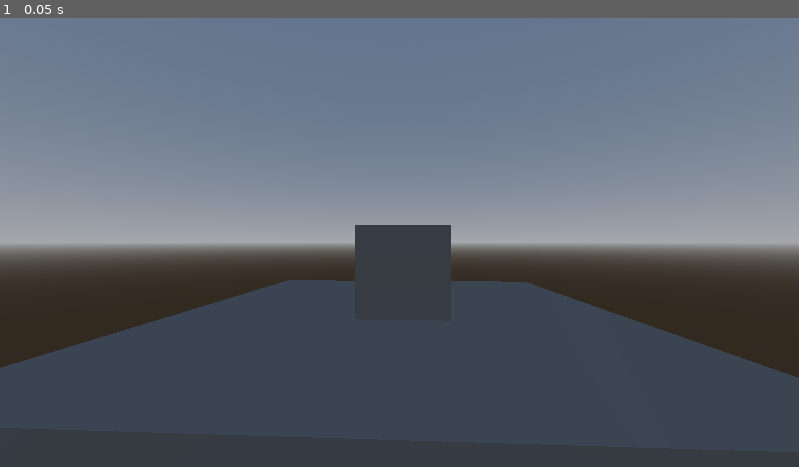
Above: before the commit, frame 1.
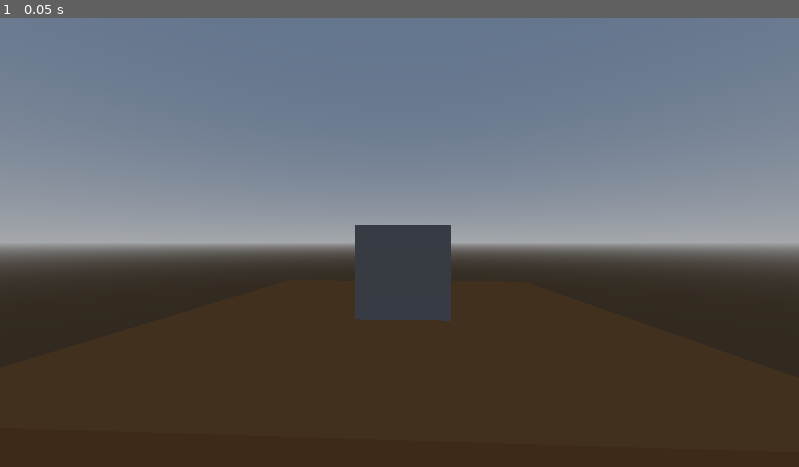
Above: after the commit, the same moment.

Repository: mufasa-dev/Uma-aventura-na-Cidade-Slime
Game: Godot game, scene res://world.tscn
Same seed, same stepped clock (60 frames per second), same inputs: the game is played once before the commit and once after it.
Inputs:
- Up to frame 1 (0.05 s): no input

The runs differ from the first frame. In frame 1, 33% of the frame differs, in the area x 0-100%, y 58-100%.

Commit message:
feat: changes

Diff:
--- a/novo-projeto-de-jogo/world.tscn
+++ b/novo-projeto-de-jogo/world.tscn
@@ -1,6 +1,12 @@
-[gd_scene load_steps=6 format=3 uid="uid://1x0fv0pv2yjy"]
+[gd_scene load_steps=7 format=3 uid="uid://1x0fv0pv2yjy"]
+
+[sub_resource type="StandardMaterial3D" id="StandardMaterial3D_gv5m4"]
+vertex_color_use_as_albedo = true
+vertex_color_is_srgb = true
+albedo_color = Color(0.6398571, 0.41737178, 0.20084164, 1)
 
 [sub_resource type="BoxMesh" id="BoxMesh_gv5m4"]
+material = SubResource("StandardMaterial3D_gv5m4")
 size = Vector3(5, 0.5, 5)
 
 [sub_resource type="BoxMesh" id="BoxMesh_f3sb7"]
